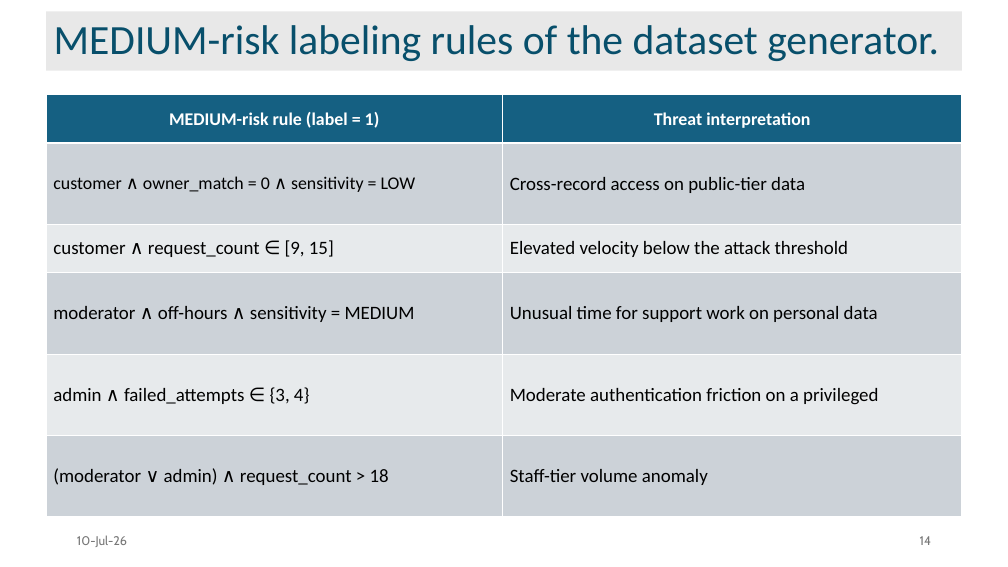
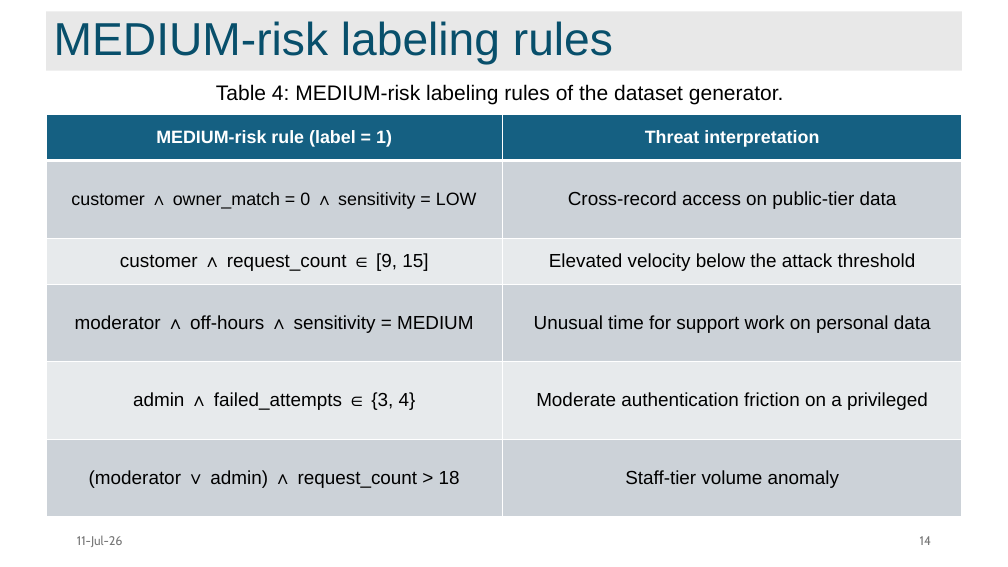
Before and after one commit to faiyaz103/adaptive-data-access-framework, a slide deck: slide 14 of report/main/2007103.pptx. Drawn at 1008x567 pixels with LibreOffice and Linux fonts; fonts in the diff are those of the drawing. Boxes give left, top, right and bottom in pixels: in the first picture for what was removed or moved away, otherwise in the second. Text is boxed around its words. In the diff, an @@ line names an element or a change of style, - is before the commit and + after.

```diff
--- a/report/main/2007103.pptx
+++ b/report/main/2007103.pptx
@@ title at [54, 21, 613, 65]: text changed; size 39.6 to 44 pt; font Calibri to Arial @@
-MEDIUM-risk labeling rules of the dataset generator.
+MEDIUM-risk labeling rules
@@ text added at [216, 84, 784, 105], 20 pt, text #000000 @@
+Table 4: MEDIUM-risk labeling rules of the dataset generator.
@@ table at [46, 115, 963, 517] @@
@@ font Calibri to Arial @@
@@ alignment left to centre @@
@@ table: place and size @@
-table at [46, 95, 963, 516]
+table at [46, 115, 963, 517]
@@ text at [77, 535, 123, 547]: text changed @@
-10-Jul-26
+11-Jul-26
```
Also in this commit, not shown: 32 other slides changed, 1 slide added, 2 slides removed.
